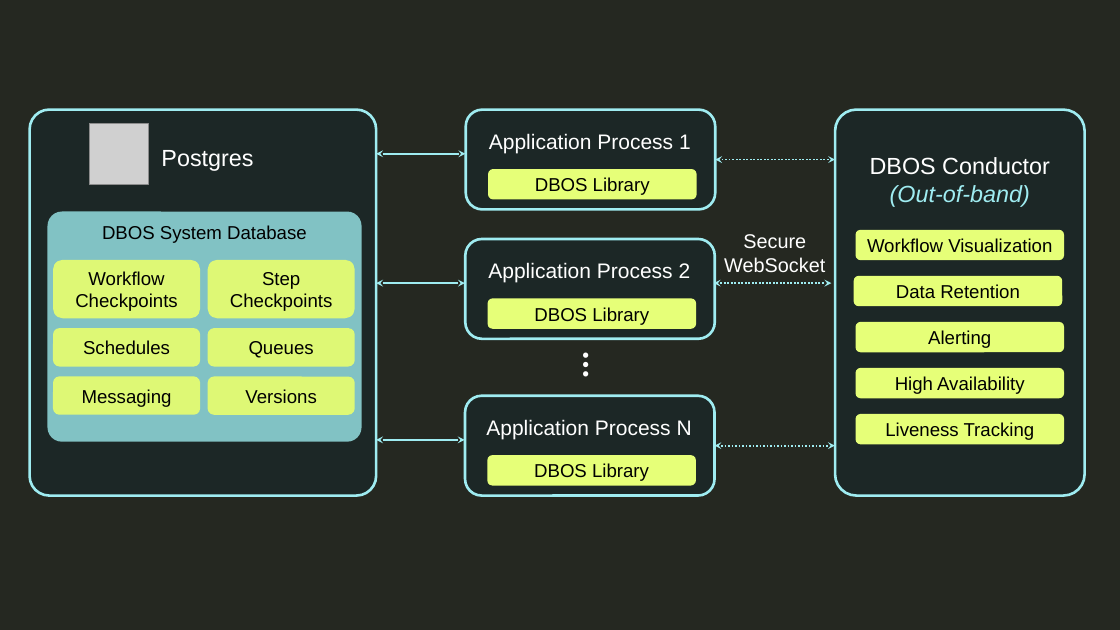
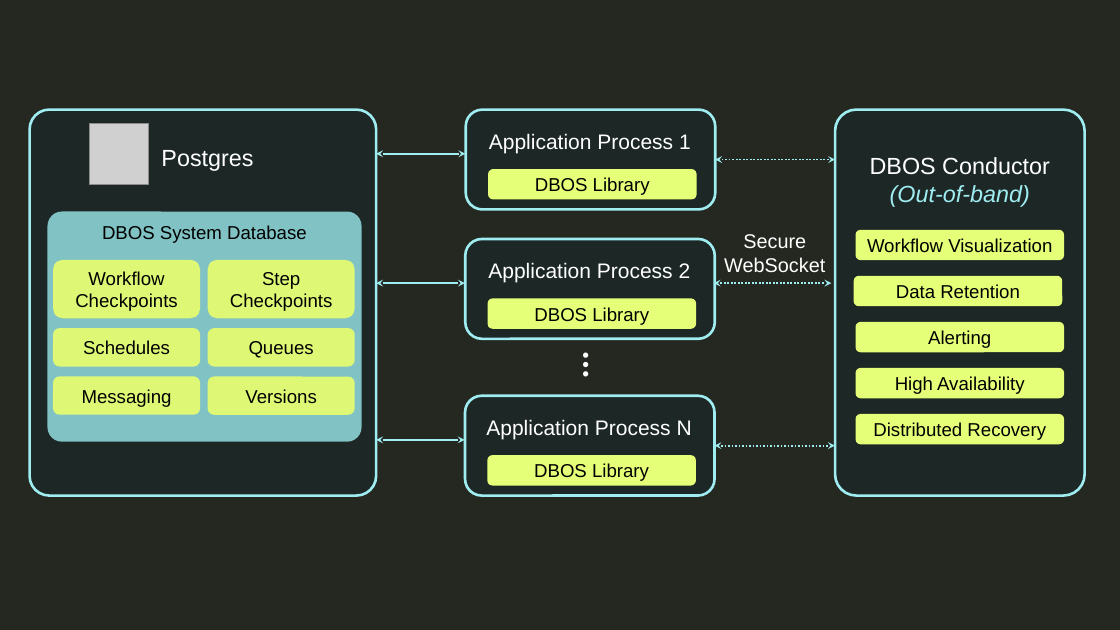
Before and after one commit to dbos-inc/dbos-docs, a slide deck: slide 2 of diagrams/docs-architecture-diagrams-new.pptx. Drawn at 1120x630 pixels with LibreOffice and Linux fonts; fonts in the diff are those of the drawing; grey boxes stand for pictures. Boxes give left, top, right and bottom in pixels: in the first picture for what was removed or moved away, otherwise in the second. Text is boxed around its words. In the diff, an @@ line names an element or a change of style, - is before the commit and + after.

```diff
--- a/diagrams/docs-architecture-diagrams-new.pptx
+++ b/diagrams/docs-architecture-diagrams-new.pptx
@@ text in rounded rectangle at [873,422,1046,440]: text changed @@
-Liveness Tracking
+Distributed Recovery
```
Also in this commit, not shown: 1 other slide changed, 2 other files.
